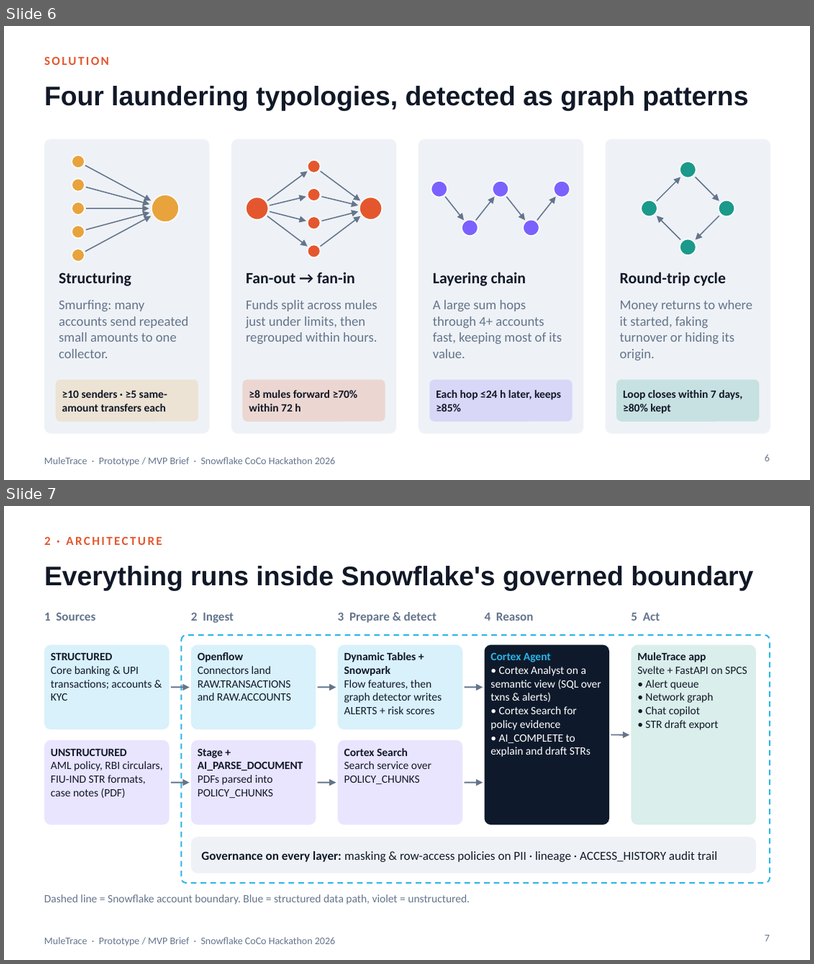
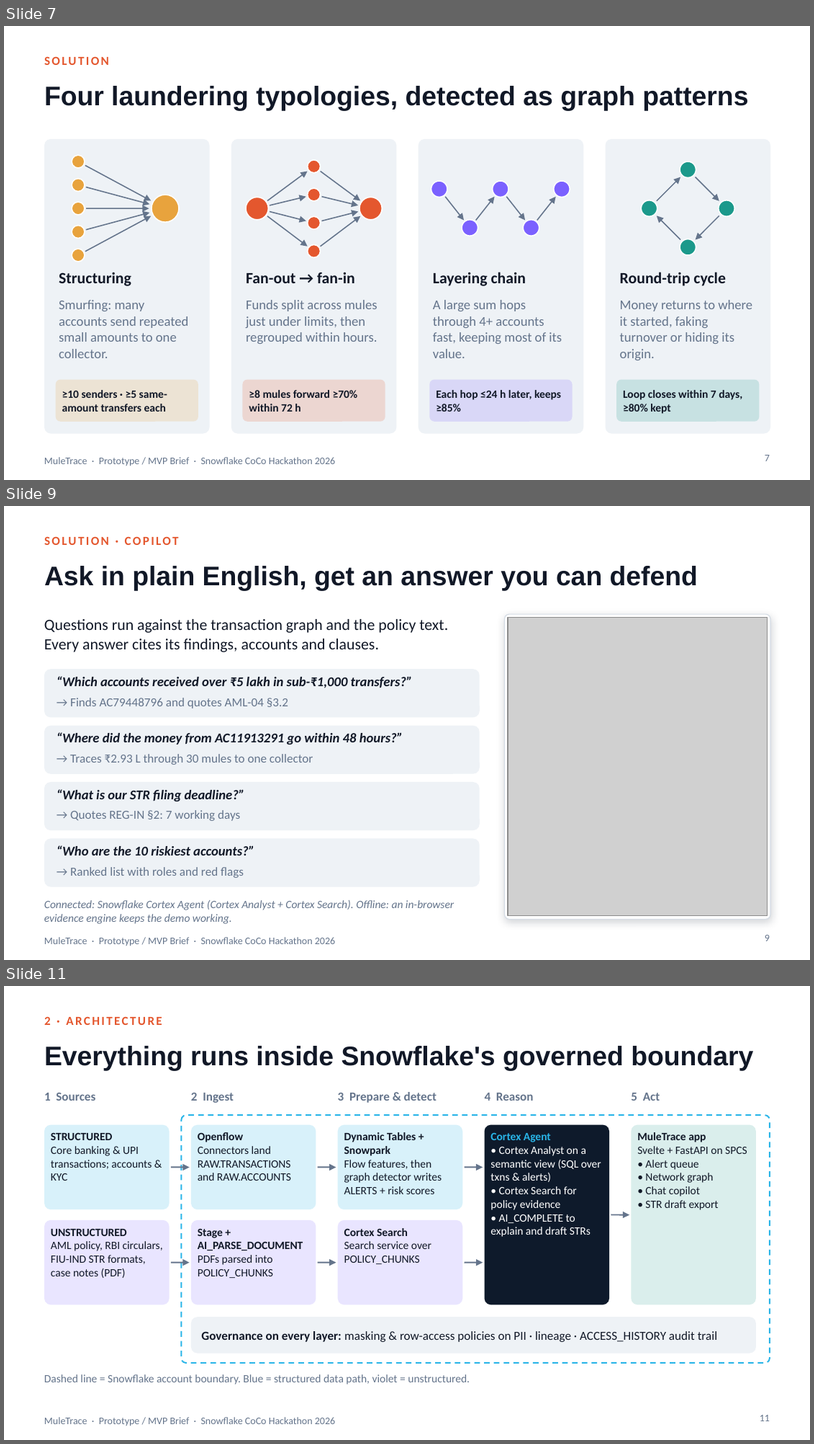
Before and after one commit to SwasthikaDev/SnowflakeCoCoCLI, a slide deck: deck/MuleTrace_MVP_Brief.pptx. Shown one above the other, each under a label of ours: slides 6 and 7 before the commit, slides 7, 9 and 11 after it; the slides between them are not shown. The pictures are 814x964 and 814x1444 pixels, drawn with LibreOffice and Linux fonts; fonts in the diff are those of the drawing; grey boxes stand for pictures. Boxes give left, top, right and bottom in pixels: in the first picture for what was removed or moved away, otherwise in the second. Text is boxed around its words. In the diff, an @@ line names an element or a change of style, - is before the commit and + after.

```diff
--- a/deck/MuleTrace_MVP_Brief.pptx
+++ b/deck/MuleTrace_MVP_Brief.pptx
@@ slide 9 added at <box>4,506,810,960</box>, background #FFFFFF; not listed: 1 template element that a slide beside it also shows @@
@@ text added at <box>44,536,179,545</box>, 11 pt, text #E4572E, bold @@
+SOLUTION · COPILOT
@@ title added at <box>44,566,698,591</box>, 24 pt, text #111827, bold @@
+Ask in plain English, get an answer you can defend
@@ text added at <box>44,619,448,652</box>, 14 pt, text #111827 @@
+Questions run against the transaction graph and the policy text. Every answer cites its findings, accounts and clauses.
@@ rounded rectangle added at <box>505,614,771,919</box>, fill #FFFFFF, outline #D5DCE5 0.75 pt @@
@@ picture added at <box>508,618,768,916</box> @@
@@ rounded rectangle added at <box>44,669,480,717</box>, fill #EEF2F6 @@
@@ text added at <box>57,676,413,688</box>, 12 pt, text #111827, bold, italic @@
+“Which accounts received over ₹5 lakh in sub-₹1,000 transfers?”
@@ text added at <box>70,698,288,708</box>, 11 pt, text #64748B @@
+→ Finds AC79448796 and quotes AML-04 §3.2
@@ rounded rectangle added at <box>44,726,480,774</box>, fill #EEF2F6 @@
@@ text added at <box>57,732,403,744</box>, 12 pt, text #111827, bold, italic @@
+“Where did the money from AC11913291 go within 48 hours?”
@@ text added at <box>70,754,313,764</box>, 11 pt, text #64748B @@
+→ Traces ₹2.93 L through 30 mules to one collector
@@ rounded rectangle added at <box>44,782,480,830</box>, fill #EEF2F6 @@
@@ text added at <box>57,789,245,801</box>, 12 pt, text #111827, bold, italic @@
+“What is our STR filing deadline?”
@@ text added at <box>70,810,240,821</box>, 11 pt, text #64748B @@
+→ Quotes REG-IN §2: 7 working days
@@ rounded rectangle added at <box>44,838,480,887</box>, fill #EEF2F6 @@
@@ text added at <box>57,845,255,855</box>, 12 pt, text #111827, bold, italic @@
+“Who are the 10 riskiest accounts?”
@@ text added at <box>70,867,244,878</box>, 11 pt, text #64748B @@
+→ Ranked list with roles and red flags
@@ text added at <box>44,900,454,924</box>, 10 pt, text #64748B, italic @@
+Connected: Snowflake Cortex Agent (Cortex Analyst + Cortex Search). Offline: an in-browser evidence engine keeps the demo working.
@@ page number added at <box>765,934,770,941</box>, 9 pt, text #64748B @@
+9
@@ what was slide 6 is now slide 7 @@
@@ page number at <box>765,454,770,461</box>: text changed @@
-6
+7
@@ what was slide 7 is now slide 11 @@
@@ page number at <box>760,1414,770,1421</box>: text changed @@
-7
+11
```
Also in this commit, not shown: 2 slides changed, 5 other slides added, 1 slide removed, 13 other files.
